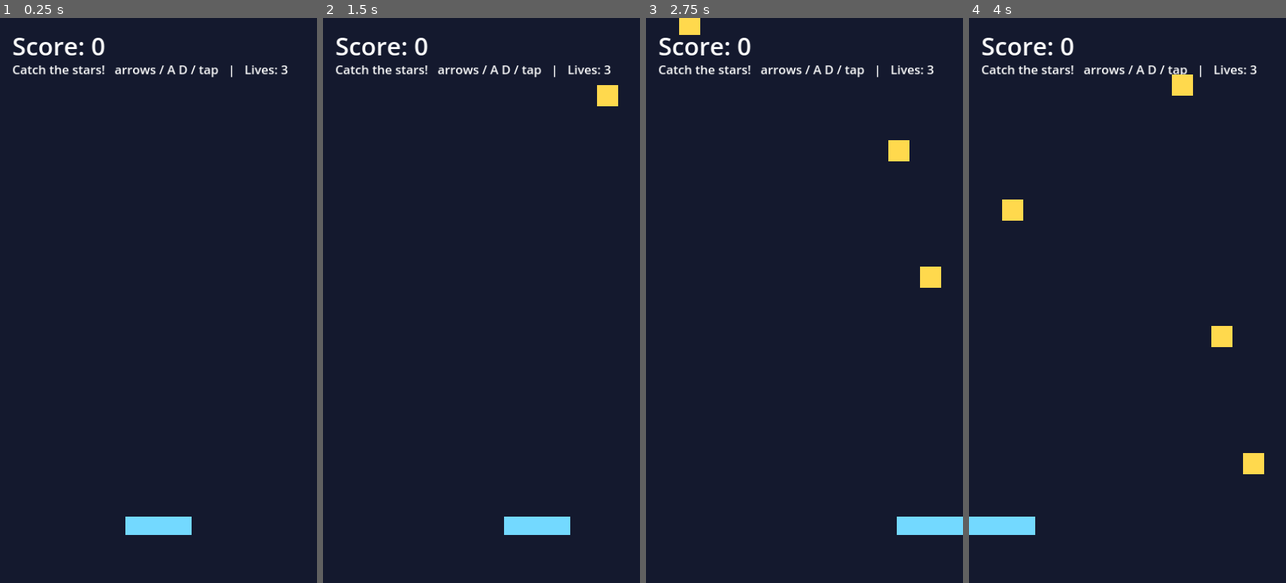
Above: before the commit, frames 1-4 (left to right).
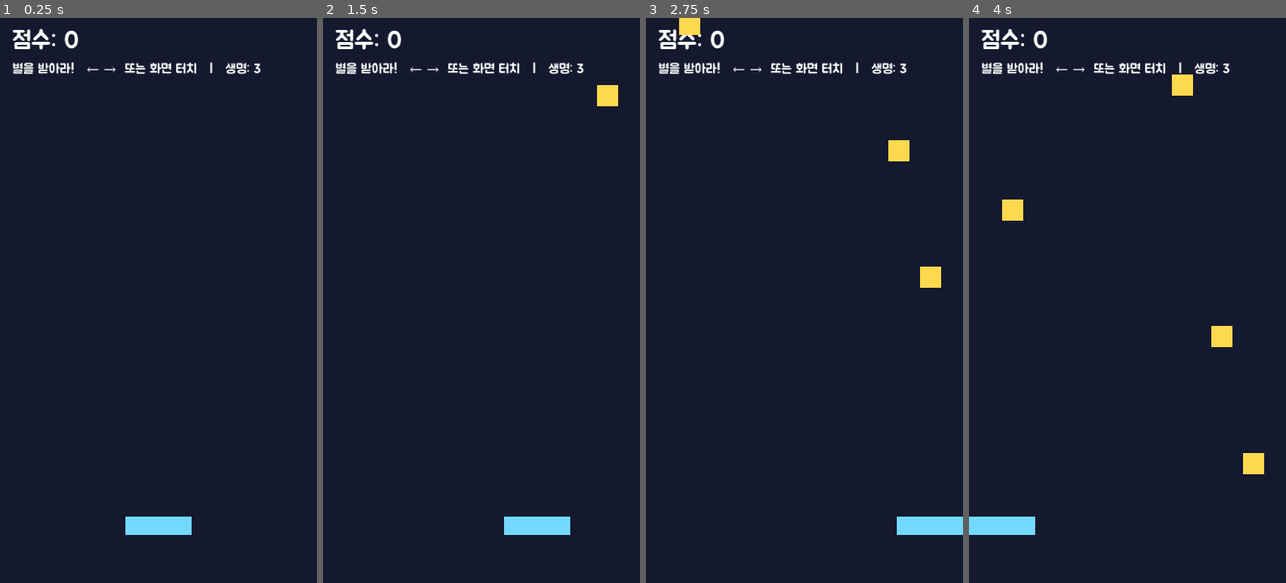
Above: after the commit, the same moments.

Repository: joyhunny/minho2
Game: Godot game, scene res://main.tscn
Two runs of this game, one before a commit and one after it. Both use one fixed random seed, a clock stepped at 60 frames per second and the inputs below.
Inputs (mouse positions are in pixels of both pictures, inside the frame that each line leads up to):
- Up to frame 1 (0.25 s): no input
- Up to frame 2 (1.5 s): tap Enter at 0.5, 0.6 s; move the mouse to (551, 272) at 0.52 s; hold Right 0.53-1.25 s; click (551, 272) at 0.67 s; drag from (418, 328) to (465, 413) at 1.27 s
- Up to frame 3 (2.75 s): move the mouse to (836, 176) at 2.02 s; hold Right from 2.03 s (still down); tap Enter at 2.1 s
- Up to frame 4 (4 s): release Right at 2.75 s; drag from (1111, 413) to (1032, 215) at 2.77 s; move the mouse to (1222, 385) at 3.52 s; hold Left from 3.53 s (still down); tap Enter at 3.6 s

The runs differ from the first frame. In frame 1, 1.7% of the frame differs, in the area x 3-91%, y 1-11%; in frame 2, 1.7%; in frame 3, 1.6%; in frame 4, 1.7%.

Commit message:
feat(minho2): 한글 폰트(Jua) + 웹 export 설정 + Godot 검증 완료
게임 글자 한글화·Jua 폰트 적용. single-thread web export(GitHub Pages 호환).
검증: 스크립트 파싱 0에러 · 런타임 180프레임 0에러 · web export 성공.

Co-Authored-By: Claude Opus 4.8 (1M context) <noreply@anthropic.com>

Diff:
--- a/main.gd
+++ b/main.gd
@@ -3,9 +3,10 @@
 # minho2 — 첫 Godot 시범 게임: "떨어지는 별 받기"
 # (아직 그림 없음 — 일부러 색 도형으로만. 에셋은 나중에 입힌다.)
 # 조작: 왼/오른 화살표 또는 A·D 키, 또는 화면을 손으로 누르거나 끌기.
-# ※ 게임 화면 글자는 영어로 둠 — Godot 기본 폰트엔 한글 글리프가 없어 깨질 수 있어서.
-#    (나중에 한글 폰트 파일을 넣으면 한글로 바꾼다.)
 
+const FONT_PATH := "res://fonts/Jua-Regular.ttf"
+
+var kfont: Font
 var screen_size: Vector2
 var basket: ColorRect
 var basket_w := 150.0
@@ -28,6 +29,8 @@
 
 func _ready() -> void:
 	screen_size = get_viewport_rect().size
+	if ResourceLoader.exists(FONT_PATH):
+		kfont = load(FONT_PATH)
 
 	# 배경
 	var bg := ColorRect.new()
@@ -43,32 +46,36 @@
 	add_child(basket)
 
 	# 점수
-	score_label = Label.new()
-	score_label.add_theme_font_size_override("font_size", 56)
+	score_label = _make_label(56)
 	score_label.position = Vector2(28, 24)
 	add_child(score_label)
 
 	# 안내
-	info_label = Label.new()
-	info_label.add_theme_font_size_override("font_size", 28)
-	info_label.position = Vector2(28, 96)
+	info_label = _make_label(30)
+	info_label.position = Vector2(28, 100)
 	add_child(info_label)
 
 	# 게임 오버 (가운데)
-	over_label = Label.new()
-	over_label.add_theme_font_size_override("font_size", 64)
+	over_label = _make_label(64)
 	over_label.position = Vector2(0, screen_size.y * 0.4)
-	over_label.size = Vector2(screen_size.x, 160)
+	over_label.size = Vector2(screen_size.x, 200)
 	over_label.horizontal_alignment = HORIZONTAL_ALIGNMENT_CENTER
 	over_label.visible = false
 	add_child(over_label)
 
 	_update_labels()
 
+func _make_label(font_size: int) -> Label:
+	var l := Label.new()
+	if kfont:
+		l.add_theme_font_override("font", kfont)
+	l.add_theme_font_size_override("font_size", font_size)
+	return l
+
 func _update_labels() -> void:
-	score_label.text = "Score: %d" % score
-	info_label.text = "Catch the stars!   arrows / A D / tap   |   Lives: %d" % lives
-	over_label.text = "GAME OVER\n(tap or Enter)"
+	score_label.text = "점수: %d" % score
+	info_label.text = "별을 받아라!   ← →  또는 화면 터치   |   생명: %d" % lives
+	over_label.text = "게임 오버!\n(화면 터치 또는 Enter)"
 	over_label.visible = game_over
 
 func _input(event: InputEvent) -> void:
Not shown, added: export_presets.cfg
Binary file added: fonts/Jua-Regular.ttf
Not shown, added: fonts/Jua-Regular.ttf.import
Not shown, changed: .gitignore
